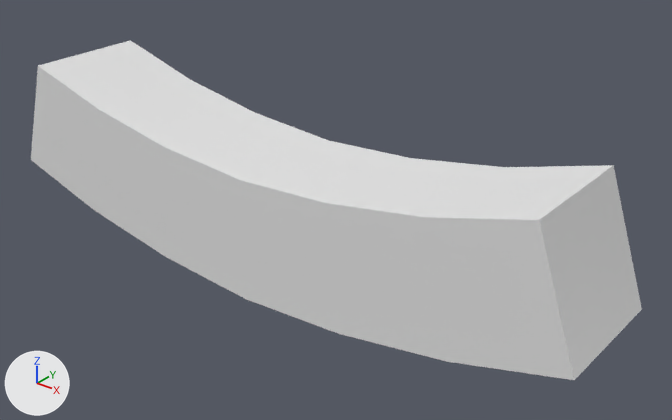
One commit to the OBJ model project/resources/game/td_2304/Model/bar/bar.obj: the scene before it, then after it.
Rendered twice from a 50 mm camera at (2.85, -3.17, 1.98) aimed at (0.21, 0.13, -0.06). The axes (+X, +Y, +Z) are drawn at lower left. The lights are the same throughout. The picture after the commit comes second. Where no turn or scale is listed for an object, it has been applied to the vertices.
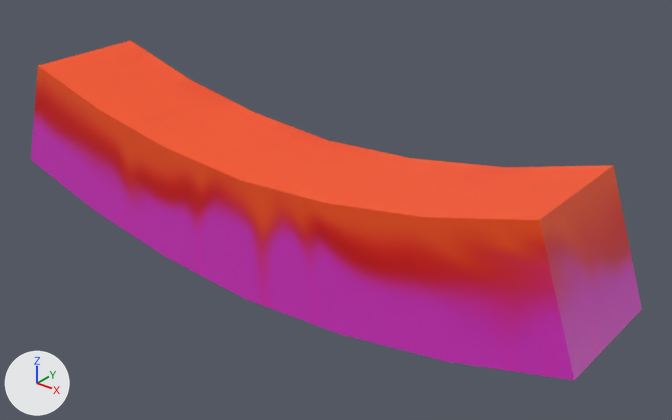
Boxes (x1, y1, x2, y2) around the edits, measured in the pictures (672 x 420 px):
'Cube.001', surface changed (darker): (31, 40, 642, 380) in both

The change, as a diff of the scene's bpy script:
```diff
--- a/project/resources/game/td_2304/Model/bar/bar.obj.py
+++ b/project/resources/game/td_2304/Model/bar/bar.obj.py
@@ img_texture_png @@
+img_texture_png = load_image('texture.png', 'texture.png', 1024, 1024, 'sRGB')
@@ mat_material_003 @@
 mat_material_003 = principled_material('Material.003')
-mat_material_003.base_color = (0.8, 0.8, 0.8)  # white #e7e7e7
+mat_material_003.texture = img_texture_png
@@ me_cube_001 @@
 me_cube_001.from_pydata(...)  # 28 vertices, 52 faces; spans x -1.74..1.74, y -0.33..0.33, z -0.46..0.46
 # used by ob_cube_001; location = (0.0, 0.0, 0.0)
+# me_cube_001 part 1: texture (UV) coordinates of 52 of 52 faces, centred in x -1.67..1.67, y -0.33..0.33, z -0.44..0.42, changed; they spanned u 0.0..1.0, v 0.0..1.0 and now span u 0.0..1.0, v 0.0..1.0
 me_cube_001.materials.append(mat_material_003)
```
